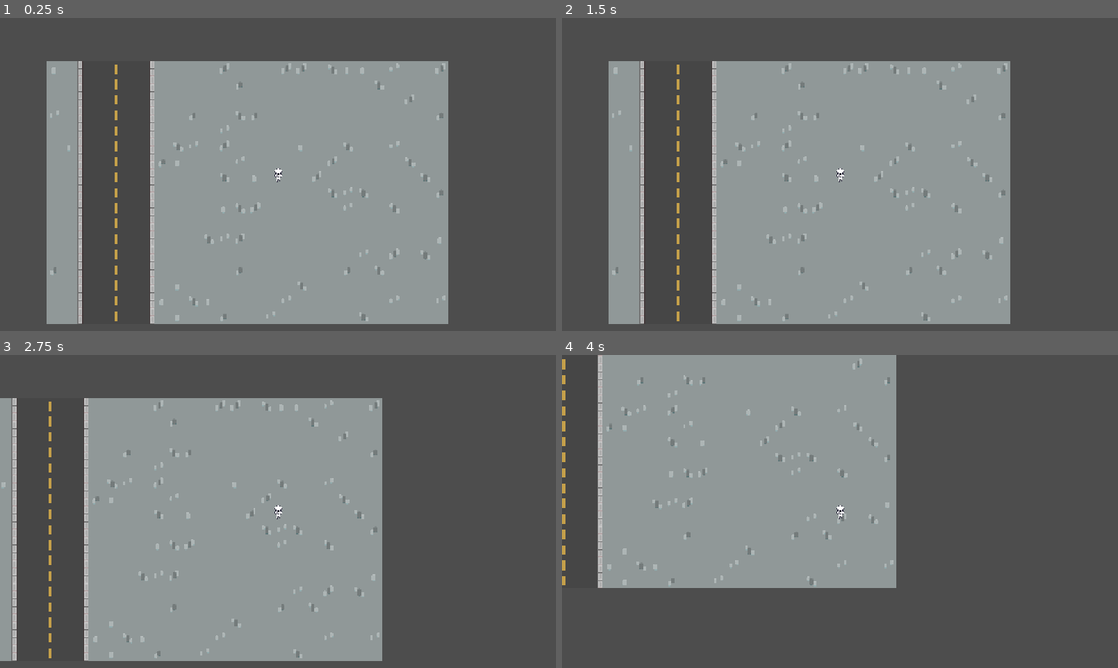
Above: before the commit, frames 1-4 (two rows, left to right).
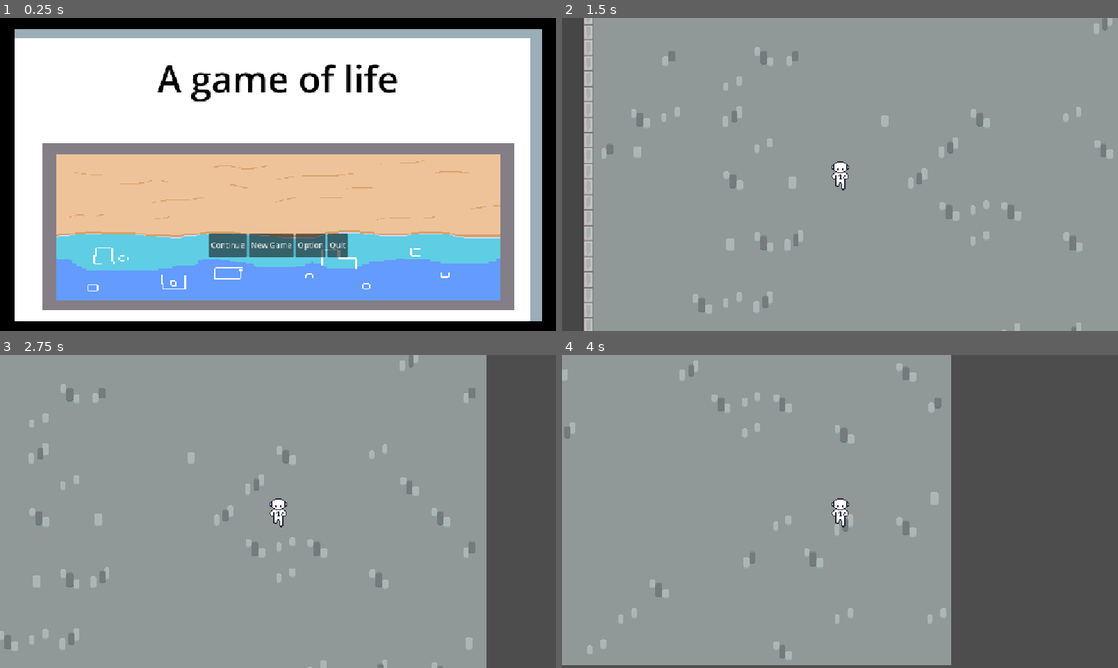
Above: after the commit, the same moments.

Repository: PoloLoveTaco/Pixel-Game-Jam---2025
Game: Godot game, scene res://Scenes/main_menu.tscn
Same seed, same stepped clock (60 frames per second), same inputs: the game is played once before the commit and once after it. Before the commit the project starts from res://Scenes/first_act.tscn.
Inputs (mouse positions are in pixels of both pictures, inside the frame that each line leads up to):
- Up to frame 1 (0.25 s): no input
- Up to frame 2 (1.5 s): click (873, 246) at 0.5 s, where only the run after the commit has a clickable "Option"; click (834, 246) at 1.25 s, where only the run after the commit has a clickable "New Game"
- Up to frame 3 (2.75 s): tap Enter (ui_accept) at 2, 2.27 s; move the mouse to (400, 495) at 2.02 s; hold D (right) from 2.03 s (still down); hold F from 2.03 s (still down); click (400, 495) at 2.17 s
- Up to frame 4 (4 s): move the mouse to (728, 527) at 2.77 s; release D (right) at 2.78 s; release F at 2.78 s; hold S (down) 2.78-3.53 s; tap Q at 2.85 s; tap Enter (ui_accept) at 3.02 s; move the mouse to (895, 442) at 3.52 s; hold D (right) from 3.53 s (still down); tap Space at 3.6 s

The runs differ from the first frame. In frame 1, 100% of the frame differs, in the area x 0-100%, y 0-100%; in frame 2, 50%; in frame 3, 44%; in frame 4, 32%.

Commit message:
[ADD] Nav in main menu

Diff:
--- a/Scenes/first_act.tscn
+++ b/Scenes/first_act.tscn
@@ -37,4 +37,5 @@
 
 [node name="Camera2D" type="Camera2D" parent="Player"]
 physics_interpolation_mode = 1
+zoom = Vector2(2, 2)
 process_callback = 0
--- a/Scenes/main_menu.tscn
+++ b/Scenes/main_menu.tscn
@@ -62,4 +62,7 @@
 layout_mode = 2
 text = "Quit"
 
+[connection signal="pressed" from="AllButtons/ContinueButton" to="." method="_on_continue_button_pressed"]
+[connection signal="pressed" from="AllButtons/NewGameButton" to="." method="_on_new_game_button_pressed"]
+[connection signal="pressed" from="AllButtons/OptionButton" to="." method="_on_option_button_pressed"]
 [connection signal="pressed" from="AllButtons/QuitButton" to="." method="_on_quit_button_pressed"]
--- a/Scenes/player.tscn
+++ b/Scenes/player.tscn
@@ -7,7 +7,7 @@
 size = Vector2(20, 11)
 
 [sub_resource type="Animation" id="Animation_x3wgy"]
-length = 0.001
+loop_mode = 1
 tracks/0/type = "value"
 tracks/0/imported = false
 tracks/0/enabled = true
@@ -15,10 +15,10 @@
 tracks/0/interp = 1
 tracks/0/loop_wrap = true
 tracks/0/keys = {
-"times": PackedFloat32Array(0),
-"transitions": PackedFloat32Array(1),
+"times": PackedFloat32Array(0, 0.25, 0.5, 0.75),
+"transitions": PackedFloat32Array(1, 1, 1, 1),
 "update": 1,
-"values": [2]
+"values": [0, 1, 2, 1]
 }
 
 [sub_resource type="Animation" id="Animation_fkybt"]
@@ -31,8 +31,8 @@
 tracks/0/interp = 1
 tracks/0/loop_wrap = true
 tracks/0/keys = {
-"times": PackedFloat32Array(0),
-"transitions": PackedFloat32Array(1),
+"times": PackedFloat32Array(0, 0.25, 0.5, 0.75),
+"transitions": PackedFloat32Array(1, 1, 1, 1),
 "update": 1,
 "values": [0, 1, 2, 1]
 }
@@ -49,7 +49,6 @@
 [node name="Sprite2D" type="Sprite2D" parent="."]
 texture = ExtResource("1_v0iea")
 hframes = 3
-frame = 2
 
 [node name="CollisionShape2D" type="CollisionShape2D" parent="."]
 position = Vector2(0, 9.5)
--- a/Scripts/main_menu.gd
+++ b/Scripts/main_menu.gd
@@ -3,3 +3,15 @@
 
 func _on_quit_button_pressed() -> void:
 	get_tree().quit()
+
+
+func _on_continue_button_pressed() -> void:
+	get_tree().change_scene_to_file("res://Scenes/first_act.tscn")
+
+
+func _on_new_game_button_pressed() -> void:
+	get_tree().change_scene_to_file("res://Scenes/first_act.tscn")
+
+
+func _on_option_button_pressed() -> void:
+	pass # Replace with function body.
--- a/project.godot
+++ b/project.godot
@@ -11,7 +11,7 @@
 [application]
 
 config/name="Pixel Game Jam - 2025"
-run/main_scene="uid://bco6if1i34koa"
+run/main_scene="uid://bockfjime8a0c"
 config/features=PackedStringArray("4.4", "GL Compatibility")
 config/icon="res://icon.svg"
 
